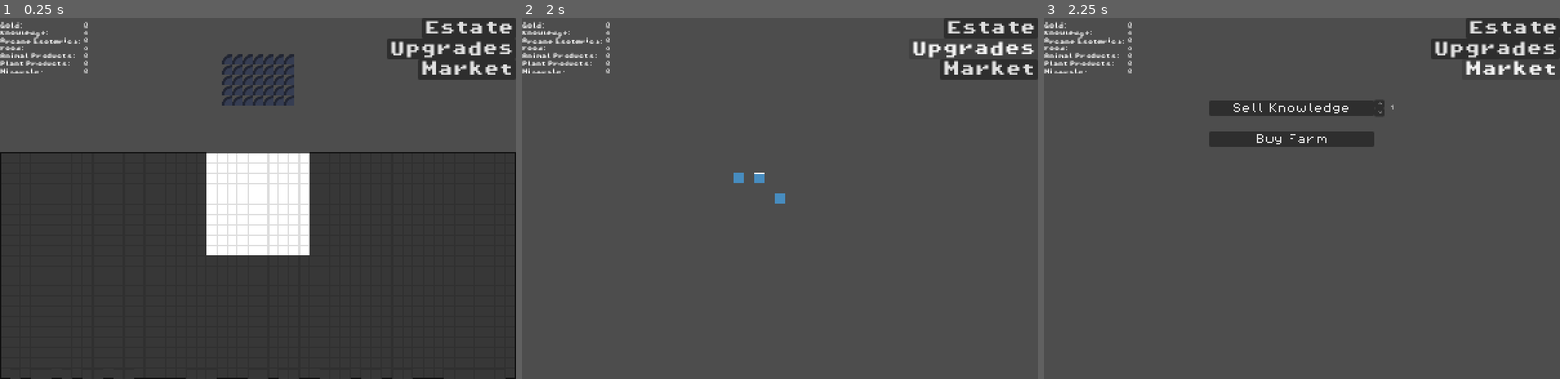
Above: before the commit, frames 1-3 (left to right).
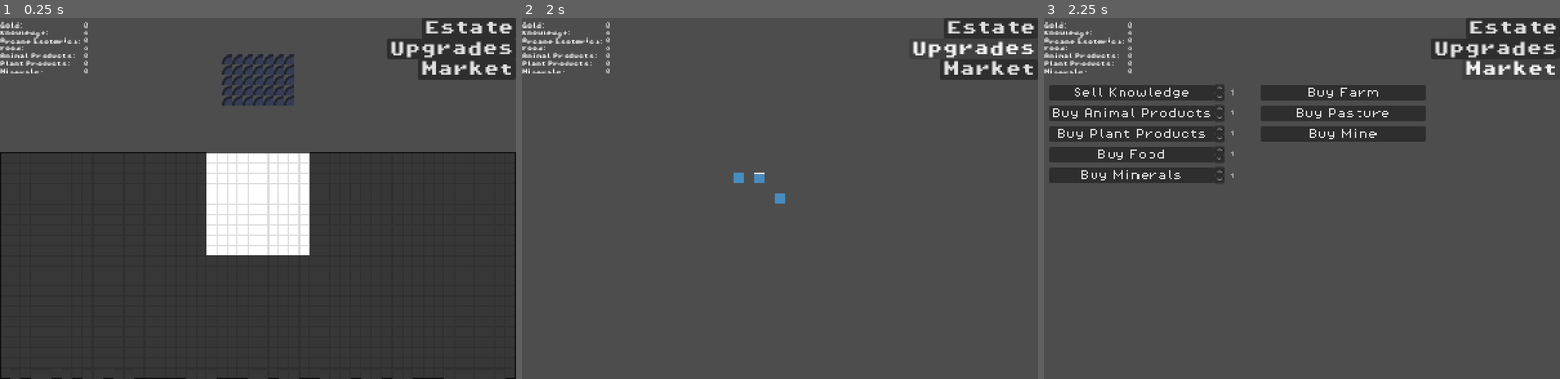
Above: after the commit, the same moments.

Repository: Cryatonic/mage-s-manor
Game: Godot game, scene res://scenes/test_game.tscn
Same seed, same stepped clock (60 frames per second), same inputs: the game is played once before the commit and once after it. The engine's default icon, where the game draws it, is replaced by a stand-in: a white triangle on a blue panel in a dark square.
Inputs:
- Up to frame 1 (0.25 s): no input
- Up to frame 2 (2 s): click "Estate" at 0.5 s; click "Upgrades" at 1.25 s
- Up to frame 3 (2.25 s): click "Market" at 2 s

Frames 1-2 are identical in both runs. In frame 3, 11% of the frame differs, in the area x 1-74%, y 18-46%.

Commit message:
Market Boosts
Market Item scripts much more modular. Still need to implement buildings gaining upgrades previously purchased when bought from market.

Diff:
--- a/scenes/market_screen.tscn
+++ b/scenes/market_screen.tscn
@@ -3,13 +3,15 @@
 [ext_resource type="Script" uid="uid://x5ou1fn4x830" path="res://scripts/market_screen.gd" id="1_pcpas"]
 [ext_resource type="PackedScene" uid="uid://ch4leexs7ljcq" path="res://scenes/market_item.tscn" id="1_q8jq6"]
 [ext_resource type="Script" uid="uid://cqtjvfrwvxko" path="res://scripts/sell_knowledge.gd" id="2_pcpas"]
-[ext_resource type="Script" uid="uid://cc4w3prdxr42s" path="res://scripts/buy_farm.gd" id="2_rxrhn"]
+[ext_resource type="Script" uid="uid://du1ldfdfs2081" path="res://scripts/buy_resource.gd" id="4_i5ato"]
+[ext_resource type="Script" uid="uid://cs2n6je3ggxw5" path="res://scripts/buy_building.gd" id="6_iy2cy"]
 
 [node name="MarketScreen" type="Node2D" unique_id=1552489997]
+position = Vector2(0, 96)
 script = ExtResource("1_pcpas")
 
 [node name="SellKnowledge" parent="." unique_id=1067912606 instance=ExtResource("1_q8jq6")]
-position = Vector2(256, 128)
+position = Vector2(8, 8)
 script = ExtResource("2_pcpas")
 action_name = "Sell Knowledge"
 action_desc = "Sell your magic services for Gold. 10 Knowledge for 2 Gold."
@@ -17,10 +19,73 @@
 cost_res = Array[String](["Knowledge"])
 cost_amt = Array[int]([1])
 
-[node name="BuyFarm" parent="." unique_id=360049705 instance=ExtResource("1_q8jq6")]
-position = Vector2(256, 176)
-script = ExtResource("2_rxrhn")
+[node name="BuyAnimalProducts" parent="." unique_id=526107627 instance=ExtResource("1_q8jq6")]
+position = Vector2(8, 40)
+script = ExtResource("4_i5ato")
+res_buy = "Animal Products"
+res_amt_per = 2
+action_name = "Buy Animal Products"
+action_desc = "Buy AMT Animal Products."
+multi_buy = true
+cost_res = Array[String](["Gold"])
+cost_amt = Array[int]([1])
+
+[node name="BuyPlantProducts" parent="." unique_id=1161986690 instance=ExtResource("1_q8jq6")]
+position = Vector2(8, 72)
+script = ExtResource("4_i5ato")
+res_buy = "Plant Products"
+res_amt_per = 2
+action_name = "Buy Plant Products"
+action_desc = "Buy AMT Plant Products."
+multi_buy = true
+cost_res = Array[String](["Gold"])
+cost_amt = Array[int]([1])
+
+[node name="BuyFood" parent="." unique_id=1417112815 instance=ExtResource("1_q8jq6")]
+position = Vector2(8, 104)
+script = ExtResource("4_i5ato")
+res_buy = "Food"
+res_amt_per = 5
+action_name = "Buy Food"
+action_desc = "Buy AMT Food."
+multi_buy = true
+cost_res = Array[String](["Gold"])
+cost_amt = Array[int]([1])
+
+[node name="BuyMinerals" parent="." unique_id=537886840 instance=ExtResource("1_q8jq6")]
+position = Vector2(8, 136)
+script = ExtResource("4_i5ato")
+res_buy = "Minerals"
+res_amt_per = 4
+action_name = "Buy Minerals"
+action_desc = "Buy AMT Minerals."
+multi_buy = true
+cost_res = Array[String](["Gold"])
+cost_amt = Array[int]([3])
+
+[node name="BuyFarm" parent="." unique_id=490085420 instance=ExtResource("1_q8jq6")]
+position = Vector2(336, 8)
+script = ExtResource("6_iy2cy")
+build_name = "Farm"
 action_name = "Buy Farm"
 action_desc = "Farm: Generates Food and Plant Products."
 cost_res = Array[String](["Gold", "Plant Products"])
-cost_amt = Array[int]([25, 5])
+cost_amt = Array[int]([50, 15])
+
+[node name="BuyPasture" parent="." unique_id=916539564 instance=ExtResource("1_q8jq6")]
+position = Vector2(336, 40)
+script = ExtResource("6_iy2cy")
+build_name = "Pasture"
+action_name = "Buy Pasture"
+action_desc = "Pasture: Generates Food and Animal Products."
+cost_res = Array[String](["Gold", "Plant Products", "Food"])
+cost_amt = Array[int]([50, 5, 15])
+
+[node name="BuyMine" parent="." unique_id=812007206 instance=ExtResource("1_q8jq6")]
+position = Vector2(336, 72)
+script = ExtResource("6_iy2cy")
+build_name = "Mine"
+action_name = "Buy Mine"
+action_desc = "Mine: Generates Minerals and Gold."
+cost_res = Array[String](["Gold", "Minerals", "Plant Products"])
+cost_amt = Array[int]([75, 15, 5])
--- /dev/null
+++ b/scripts/buy_animal_products.gd
@@ -0,0 +1,7 @@
+extends MarketItem
+class_name BuyAnimalProducts
+
+func do_action() -> void:
+	ResourcesHolder.emit_signal("get_resources", "Animal Products", 2.0 * curr_amt)
+
+	deduct_costs()
--- /dev/null
+++ b/scripts/buy_building.gd
@@ -0,0 +1,10 @@
+extends MarketItem
+class_name BuyBuilding
+
+@export var build_name : String
+
+func do_action() -> void:
+	print("Bought " + build_name)
+	get_tree().get_first_node_in_group("GameScreen").emit_signal("create_building", build_name, cost_res, cost_amt)
+
+	deduct_costs()
--- /dev/null
+++ b/scripts/buy_resource.gd
@@ -0,0 +1,13 @@
+extends MarketItem
+class_name BuyResource
+
+@export var res_buy : String
+@export var res_amt_per : int
+
+func do_action() -> void:
+	ResourcesHolder.emit_signal("get_resources", res_buy, res_amt_per * curr_amt)
+
+	deduct_costs()
+
+func res_text() -> String:
+	return action_desc.replace("AMT", str(res_amt_per * curr_amt))
--- a/scripts/market_item.gd
+++ b/scripts/market_item.gd
@@ -20,10 +20,7 @@
 # Called when the node enters the scene tree for the first time.
 func _ready() -> void:
 	action_button.text = action_name
-	action_button.tooltip_text = action_desc
-	action_button.tooltip_text += "\n\nCost"
-	for c in range(0, cost_res.size()):
-		action_button.tooltip_text += "\n" + cost_res[c] + ": " + str(cost_amt[c])
+	update_desc()
 
 	if not multi_buy:
 		inc_button.visible = false
@@ -48,6 +45,14 @@
 	for c in range(0, cost_res.size()):
 		ResourcesHolder.resources_held[cost_res[c]] -= cost_amt[c] * curr_amt
 
+func res_text() -> String:
+	return action_desc
+
+func update_desc() -> void:
+	action_button.tooltip_text = res_text()
+	action_button.tooltip_text += "\n\nCost"
+	for c in range(0, cost_res.size()):
+		action_button.tooltip_text += "\n" + cost_res[c] + ": " + str(cost_amt[c] * curr_amt)
 
 func _on_action_button_pressed() -> void:
 	for c in range(0, cost_res.size()):
@@ -63,6 +68,7 @@
 
 	curr_amt *= 10
 	amt_label.text = str(curr_amt)
+	update_desc()
 
 
 func _on_dec_button_pressed() -> void:
@@ -70,3 +76,4 @@
 
 	curr_amt /= 10
 	amt_label.text = str(curr_amt)
+	update_desc()
Not shown, added: scripts/buy_animal_products.gd.uid
Not shown, added: scripts/buy_building.gd.uid
Not shown, added: scripts/buy_resource.gd.uid
